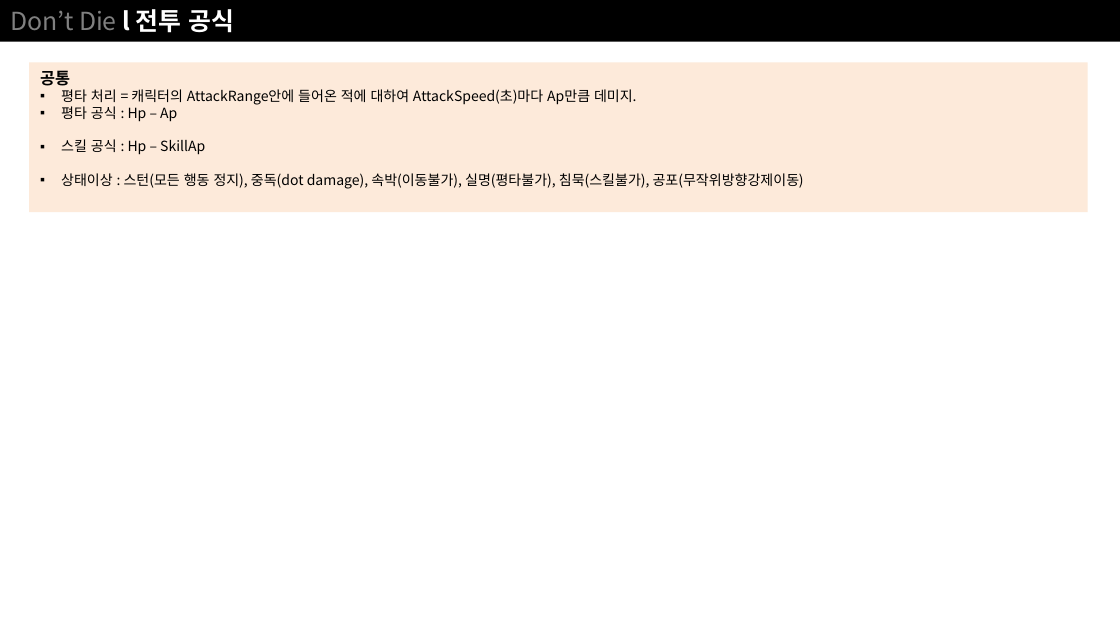
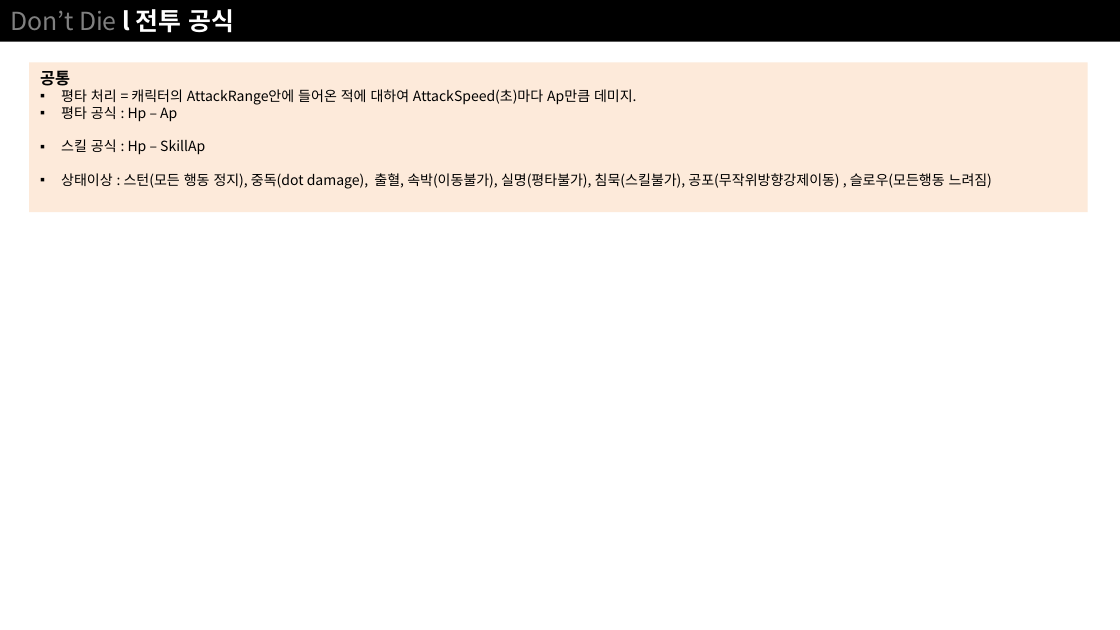
Before and after one commit to NoahCalhoun/DontDie, a slide deck: slide 6 of DDDocument/Don't Die ProtoType.pptx. Drawn at 1120x630 pixels with LibreOffice and Linux fonts; fonts in the diff are those of the drawing. Boxes give left, top, right and bottom in pixels: in the first picture for what was removed or moved away, otherwise in the second. Text is boxed around its words. In the diff, an @@ line names an element or a change of style, - is before the commit and + after.

```diff
--- a/DDDocument/Don't Die ProtoType.pptx
+++ b/DDDocument/Don't Die ProtoType.pptx
@@ text in rectangle at bbox=[61, 173, 992, 189]: text changed @@
-▪ 상태이상 : 스턴(모든 행동 정지), 중독(dot damage), 속박(이동불가), 실명(평타불가), 침묵(스킬불가), 공포(무작위방향강제이동)
+▪ 상태이상 : 스턴(모든 행동 정지), 중독(dot damage), 출혈, 속박(이동불가), 실명(평타불가), 침묵(스킬불가), 공포(무작위방향강제이동) , 슬로우(모든행동 느려짐)
```
Also in this commit, not shown: 1 slide added, 2 other files.
